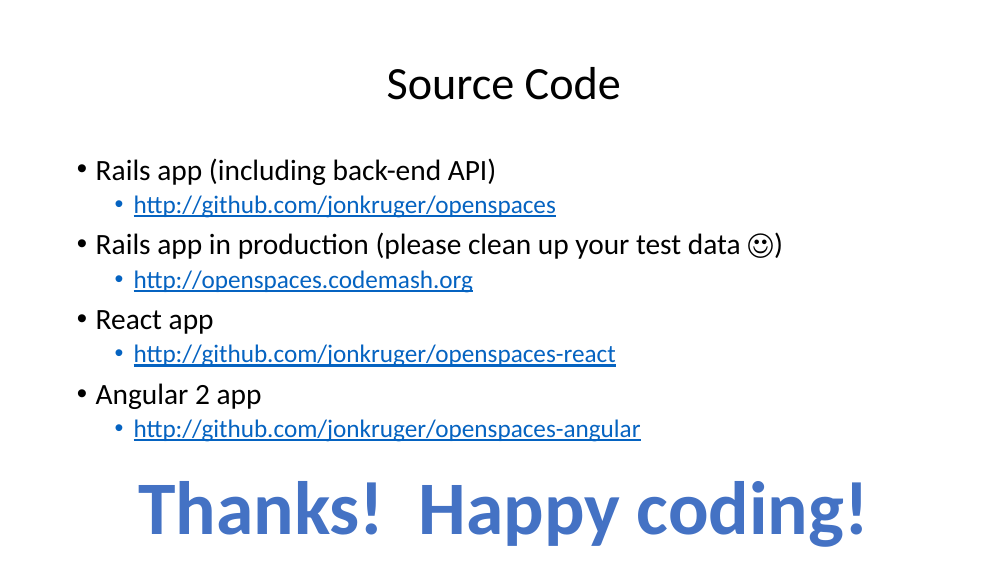
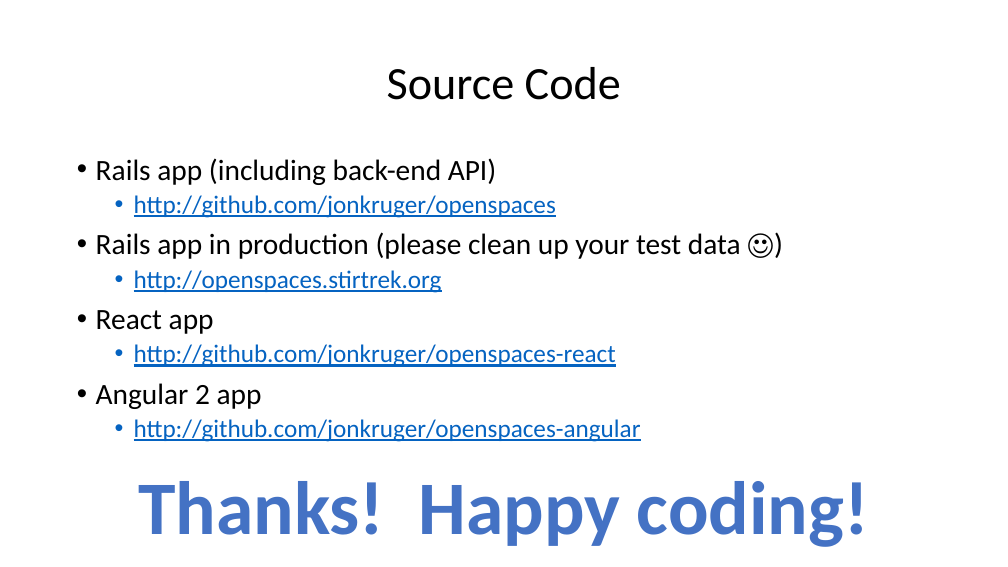
Before and after one commit to JonKruger/a-lap-around-react-and-angular-2, a slide deck: slide 35 of A Lap Around React and Angular 2.pptx (slide 33 before the commit). Drawn at 1008x567 pixels with LibreOffice and Linux fonts; fonts in the diff are those of the drawing. Boxes give left, top, right and bottom in pixels: in the first picture for what was removed or moved away, otherwise in the second. Text is boxed around its words. In the diff, an @@ line names an element or a change of style, - is before the commit and + after.

```diff
--- a/A Lap Around React and Angular 2.pptx
+++ b/A Lap Around React and Angular 2.pptx
@@ text at (134, 270, 442, 293): text changed @@
-  • http://openspaces.codemash.org
+  • http://openspaces.stirtrek.org
```
Also in this commit, not shown: 4 other slides changed, 2 slides added.
